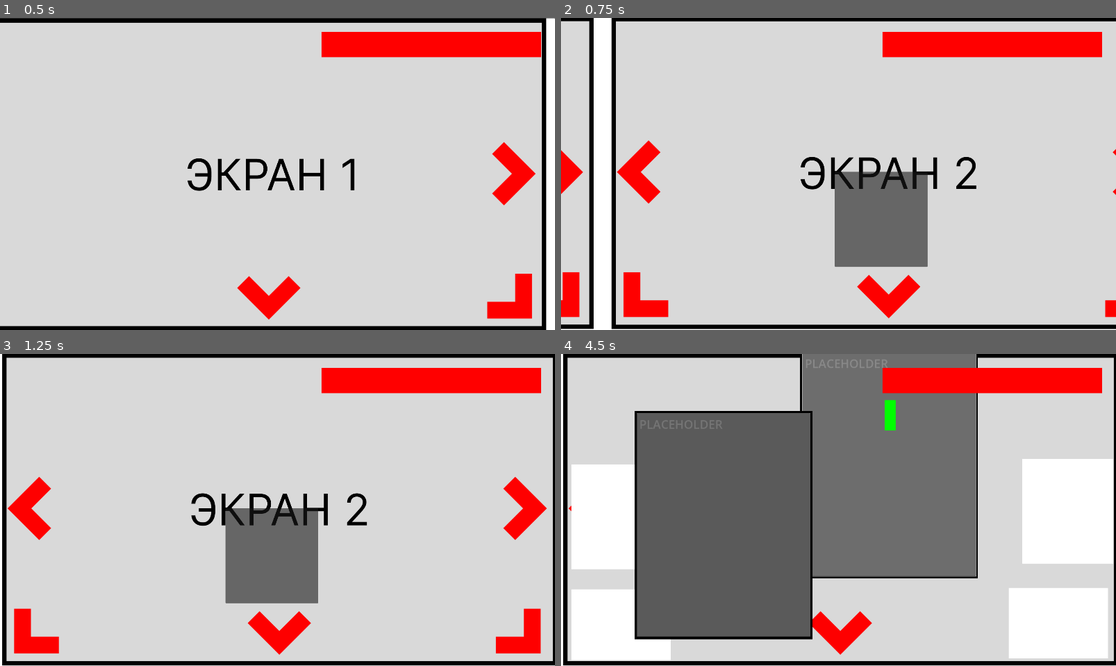
Above: before the commit, frames 1-4 (two rows, left to right).
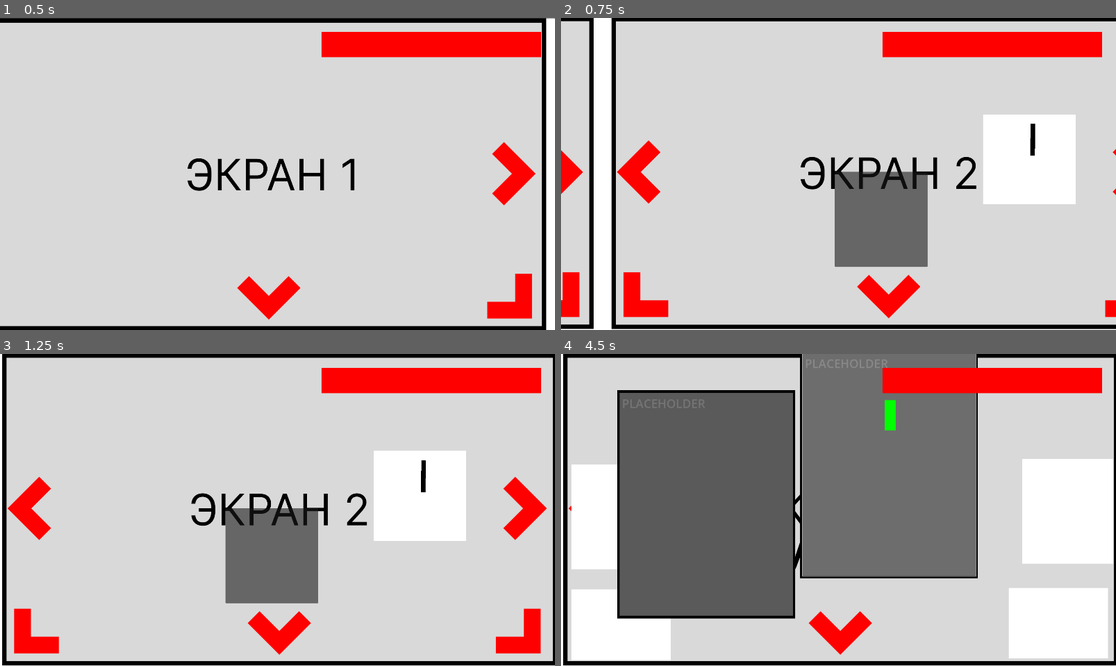
Above: after the commit, the same moments.

Repository: PistrunXvX/Unblock
Game: Godot game, scene res://Scenes/Main/main_scene.tscn
The game is run twice, just before and just after one commit, with the same random seed, the same clock (stepped at 60 frames per second) and the same inputs.
Inputs (mouse positions are in pixels of both pictures, inside the frame that each line leads up to):
- Up to frame 1 (0.5 s): no input
- Up to frame 2 (0.75 s): tap Enter at 0.5 s; move the mouse to (1082, 170) at 0.52 s; tap S (camera_move_down) at 0.6 s
- Up to frame 3 (1.25 s): no input
- Up to frame 4 (4.5 s): click (832, 556) at 1.25 s; click (838, 481) at 2.02 s; click (844, 485) at 2.77 s; tap Space at 3.5 s; move the mouse to (838, 631) at 3.52 s; tap A (camera_move_left) at 3.6 s; tap Enter at 4.25 s; move the mouse to (894, 441) at 4.27 s; tap D (camera_move_right) at 4.35 s

Frame 1 is identical in both runs. In frame 2, 4.8% of the frame differs, in the area x 76-93%, y 30-60%; in frame 3, 4.8%; in frame 4, 8.8%, in the area x 10-46%, y 11-92%.

Commit message:
test clock

Diff:
--- a/Scenes/Display/Main.tscn
+++ b/Scenes/Display/Main.tscn
@@ -25,6 +25,27 @@
 [sub_resource type="RectangleShape2D" id="RectangleShape2D_cag07"]
 size = Vector2(201.5, 1056)
 
+[sub_resource type="Animation" id="Animation_cq65c"]
+resource_name = "clock"
+length = 600.0
+tracks/0/type = "value"
+tracks/0/imported = false
+tracks/0/enabled = true
+tracks/0/path = NodePath("ColorRect2:rotation")
+tracks/0/interp = 1
+tracks/0/loop_wrap = true
+tracks/0/keys = {
+"times": PackedFloat32Array(0, 298.7, 600),
+"transitions": PackedFloat32Array(1, 1, 1),
+"update": 0,
+"values": [4.71657, 7.34952, 8.78477]
+}
+
+[sub_resource type="AnimationLibrary" id="AnimationLibrary_6bmjt"]
+_data = {
+"clock": SubResource("Animation_cq65c")
+}
+
 [sub_resource type="RectangleShape2D" id="RectangleShape2D_13dbh"]
 size = Vector2(175, 1064)
 
@@ -109,6 +130,28 @@
 offset_top = -22.0
 offset_right = 141.0
 offset_bottom = 307.0
+
+[node name="clock" type="Node2D" parent="Display/Display_2"]
+
+[node name="ColorRect" type="ColorRect" parent="Display/Display_2/clock"]
+offset_left = 333.0
+offset_top = -221.0
+offset_right = 653.0
+offset_bottom = 91.0
+
+[node name="ColorRect2" type="ColorRect" parent="Display/Display_2/clock"]
+offset_left = 496.0
+offset_top = -78.0
+offset_right = 606.0
+offset_bottom = -62.0
+rotation = 4.72539
+color = Color(0, 0, 0, 1)
+
+[node name="AnimationPlayer" type="AnimationPlayer" parent="Display/Display_2/clock"]
+autoplay = "clock"
+libraries = {
+"": SubResource("AnimationLibrary_6bmjt")
+}
 
 [node name="Display_Papers" type="Sprite2D" parent="Display"]
 z_index = -5
@@ -166,7 +209,7 @@
 position = Vector2(4, -124)
 
 [node name="Paper2" parent="Display/Display_Papers" instance=ExtResource("5_tl8jx")]
-position = Vector2(-402, 26)
+position = Vector2(-462, -46)
 
 [node name="Display_3" type="Sprite2D" parent="Display"]
 position = Vector2(4872, 560)
--- /dev/null
+++ b/Scenes/InteractiveObjects/Clicker/Clicker.gd
@@ -0,0 +1,7 @@
+extends Control
+
+var count = 0
+
+func _on_button_pressed():
+	count += 1
+	$Label.text = count
--- /dev/null
+++ b/Scenes/InteractiveObjects/Clicker/clicker.tscn
@@ -0,0 +1,32 @@
+[gd_scene load_steps=2 format=3 uid="uid://dail1isg7ur0a"]
+
+[ext_resource type="Script" path="res://Scenes/InteractiveObjects/Clicker/Clicker.gd" id="1_60s7q"]
+
+[node name="Clicker" type="Control"]
+layout_mode = 3
+anchors_preset = 15
+anchor_right = 1.0
+anchor_bottom = 1.0
+grow_horizontal = 2
+grow_vertical = 2
+script = ExtResource("1_60s7q")
+
+[node name="Button" type="Button" parent="."]
+offset_right = 241.0
+offset_bottom = 225.0
+
+[node name="RichTextLabel" type="RichTextLabel" parent="."]
+offset_left = 2.0
+offset_top = 233.0
+offset_right = 241.0
+offset_bottom = 350.0
+theme_override_font_sizes/normal_font_size = 41
+text = "COUNTER"
+
+[node name="Label" type="Label" parent="."]
+layout_mode = 0
+offset_left = 2.0
+offset_top = 233.0
+offset_right = 42.0
+offset_bottom = 256.0
+text = "COUNTER"
Not shown: 1 places in Scenes/Display/Main.tscn that only renumber resources
